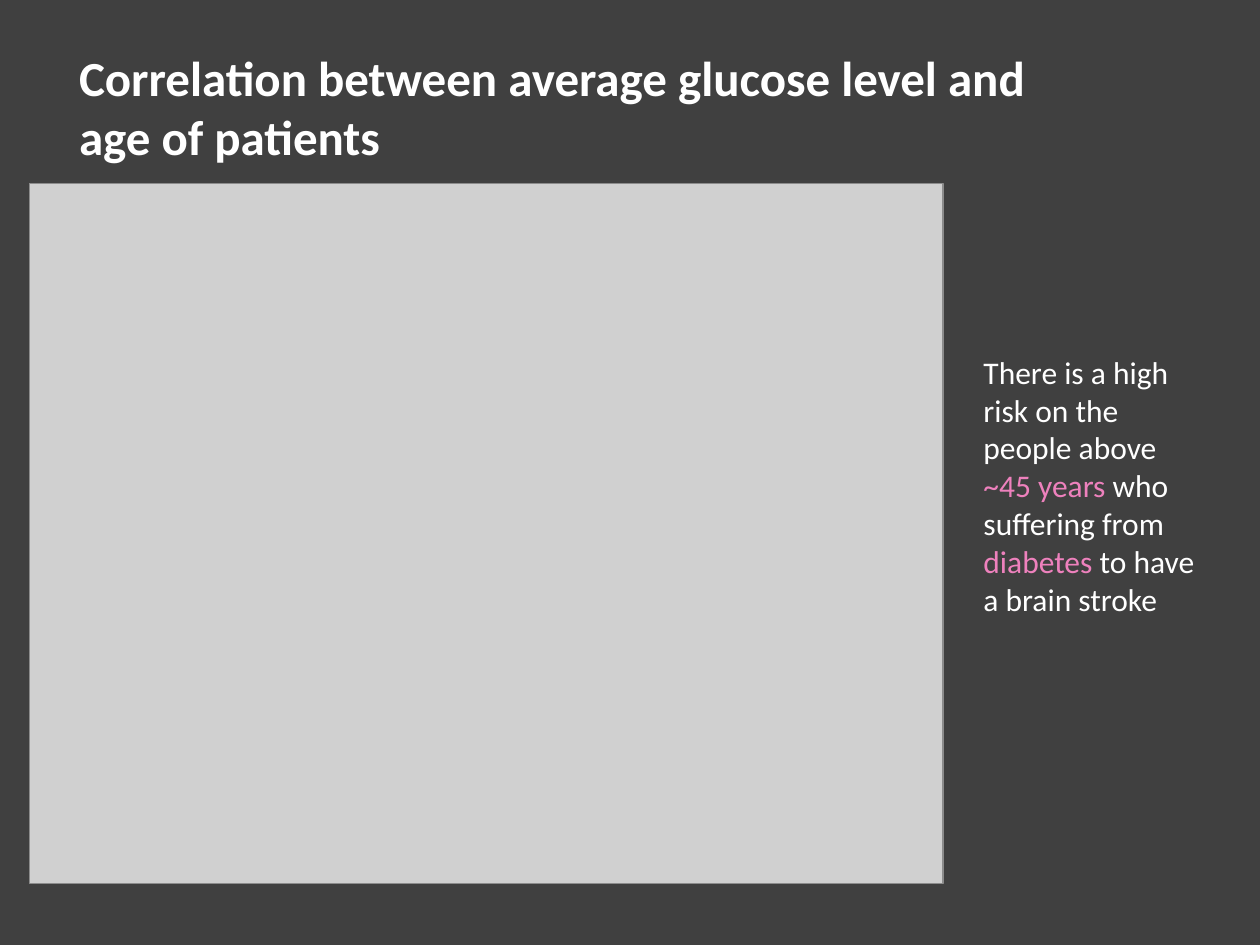
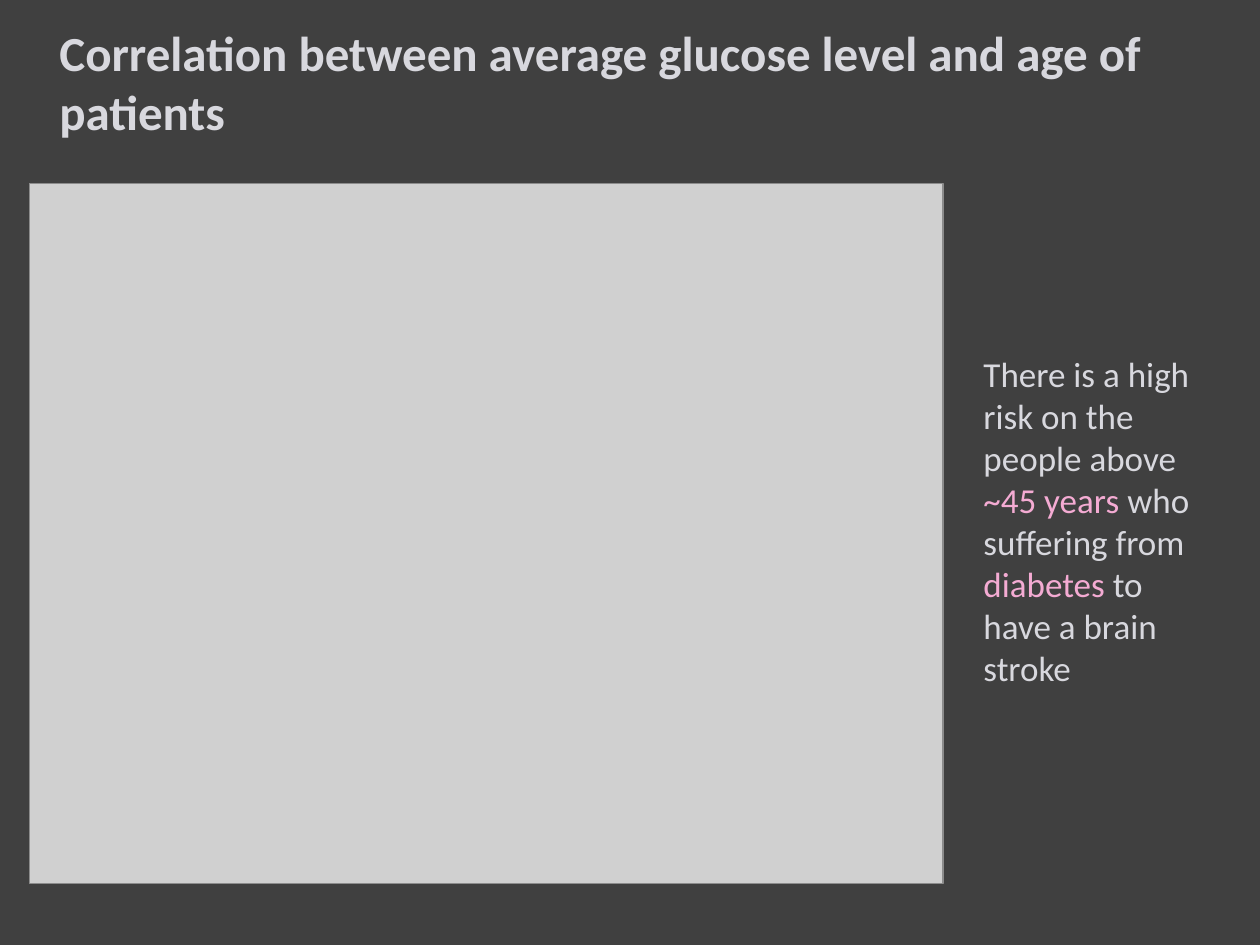
Before and after one commit to sheha919/Stroke_Prediction, a slide deck: slide 8 of stroke_pred_presentation.pptx. Drawn at 1260x945 pixels with LibreOffice and Linux fonts; fonts in the diff are those of the drawing; grey boxes stand for pictures. Boxes give left, top, right and bottom in pixels: in the first picture for what was removed or moved away, otherwise in the second. Text is boxed around its words. In the diff, an @@ line names an element or a change of style, - is before the commit and + after.

```diff
--- a/stroke_pred_presentation.pptx
+++ b/stroke_pred_presentation.pptx
@@ text "Correlation between average glucose level ..." moved from (x1=79, y1=61, x2=1025, y2=164) to (x1=59, y1=36, x2=1141, y2=138) @@
@@ text "Correlation between average glucose level ..." at (x1=59, y1=36, x2=1141, y2=138): text colour #FFFFFF to #D8D8DE @@
@@ text "There is a high risk ..." at (x1=983, y1=362, x2=1189, y2=681): size 18 to 20 pt; text colour #FFFFFF to #D8D8DE in "There is a high risk on the ..."; text colour #EE81BD to #F4ABD3 in "~45 years diabetes" @@
```
Also in this commit, not shown: 10 other slides changed, 2 slides added, 1 slide removed.
